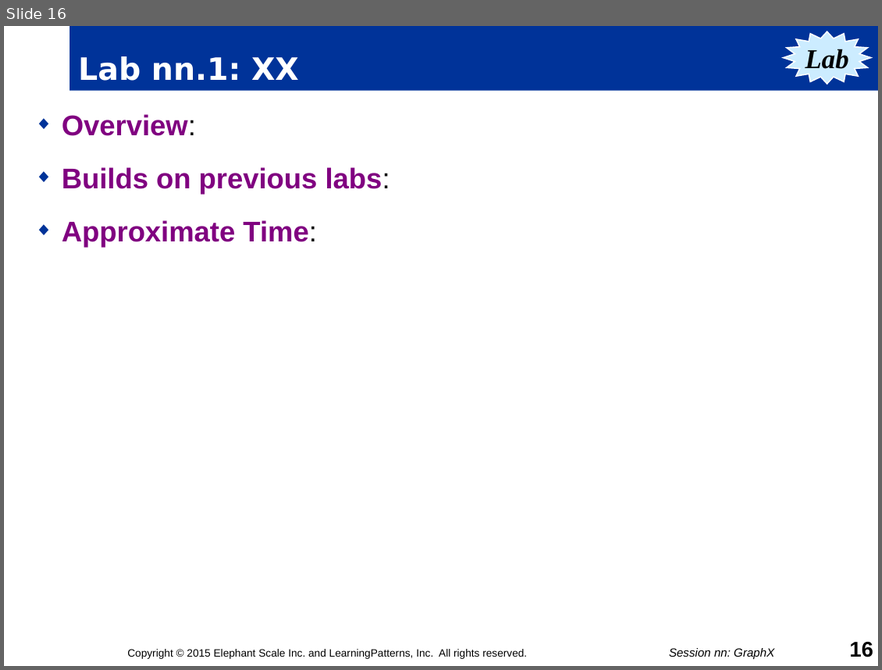
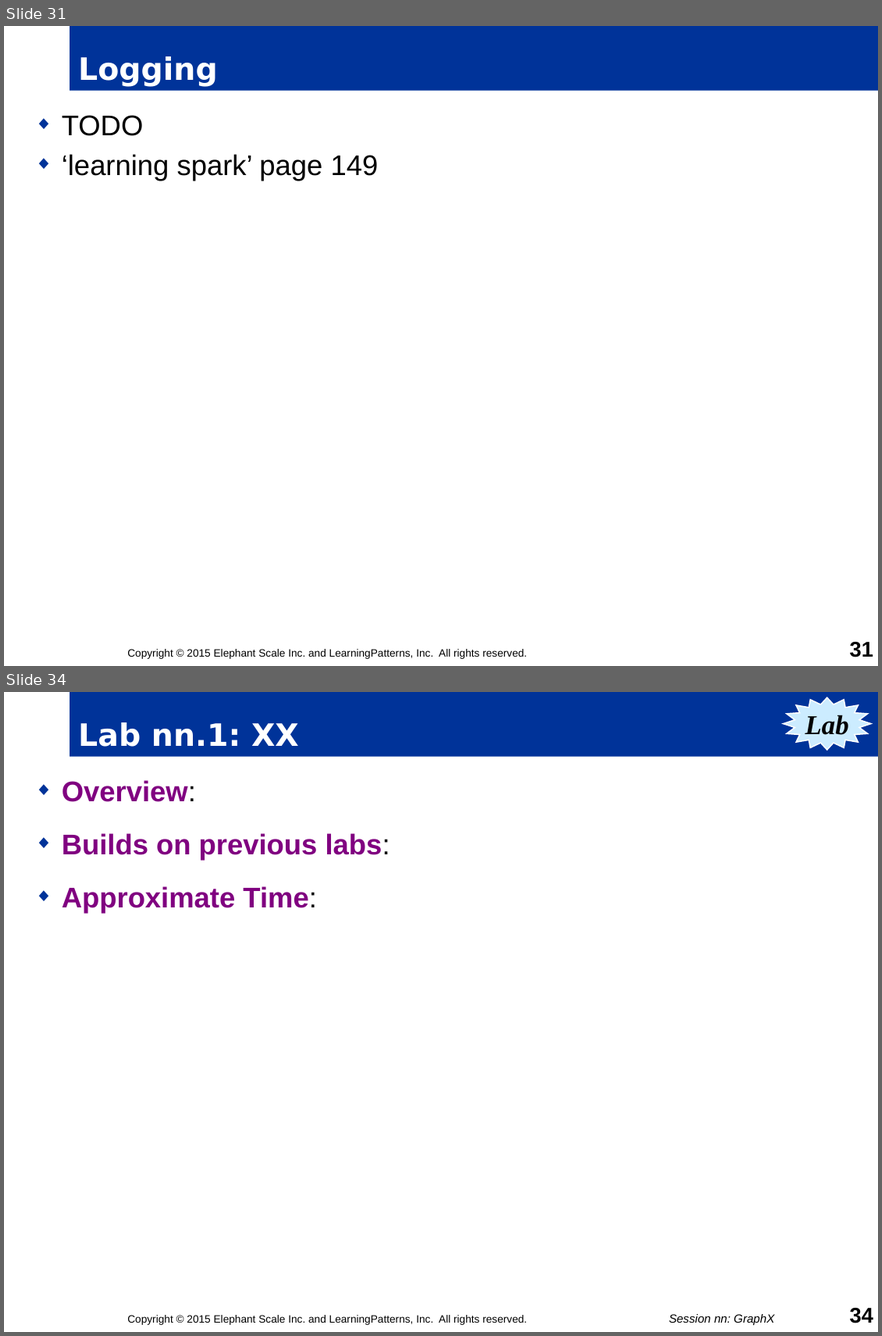
Before and after one commit to mattvinks/spark-labs, a slide deck: slides/05-Spark_API.pptm. Shown one above the other, each under a label of ours: slide 16 before the commit, slides 31 and 34 after it; the slides between them are not shown. The pictures are 882x670 and 882x1336 pixels, drawn with LibreOffice and Linux fonts; fonts in the diff are those of the drawing; background and template pictures are left out. Boxes give left, top, right and bottom in pixels: in the first picture for what was removed or moved away, otherwise in the second. Text is boxed around its words. In the diff, an @@ line names an element or a change of style, - is before the commit and + after.

```diff
--- a/slides/05-Spark_API.pptm
+++ b/slides/05-Spark_API.pptm
@@ slide 31 added at (x1=4, y1=26, x2=878, y2=666), background #FFFFFF @@
@@ title added at (x1=70, y1=26, x2=878, y2=91), fill #003399, 26 pt, text #FFFFFF, bold @@
+Logging
@@ text added at (x1=62, y1=115, x2=378, y2=180), 24 pt, text #000000 @@
+◆ TODO
+◆ ‘learning spark’ page 149
@@ text added at (x1=127, y1=648, x2=527, y2=659), 9 pt, text #000000 @@
+Copyright © 2015 Elephant Scale Inc. and LearningPatterns, Inc. All rights reserved.
@@ page number added at (x1=850, y1=641, x2=873, y2=657), 18 pt, text #000000, bold @@
+31
@@ what was slide 16 is now slide 34 @@
@@ page number at (x1=850, y1=1307, x2=873, y2=1323): text changed @@
-16
+34
```
Also in this commit, not shown: 5 slides changed, 17 other slides added, 1 other file.
